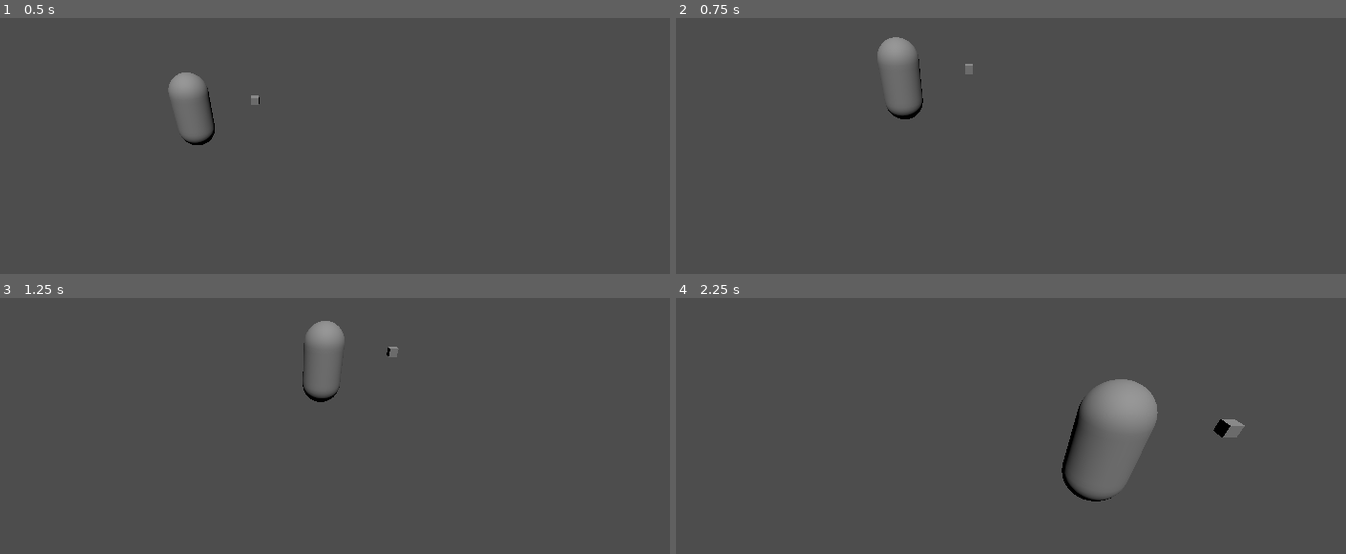
Above: before the commit, frames 1-4 (two rows, left to right).
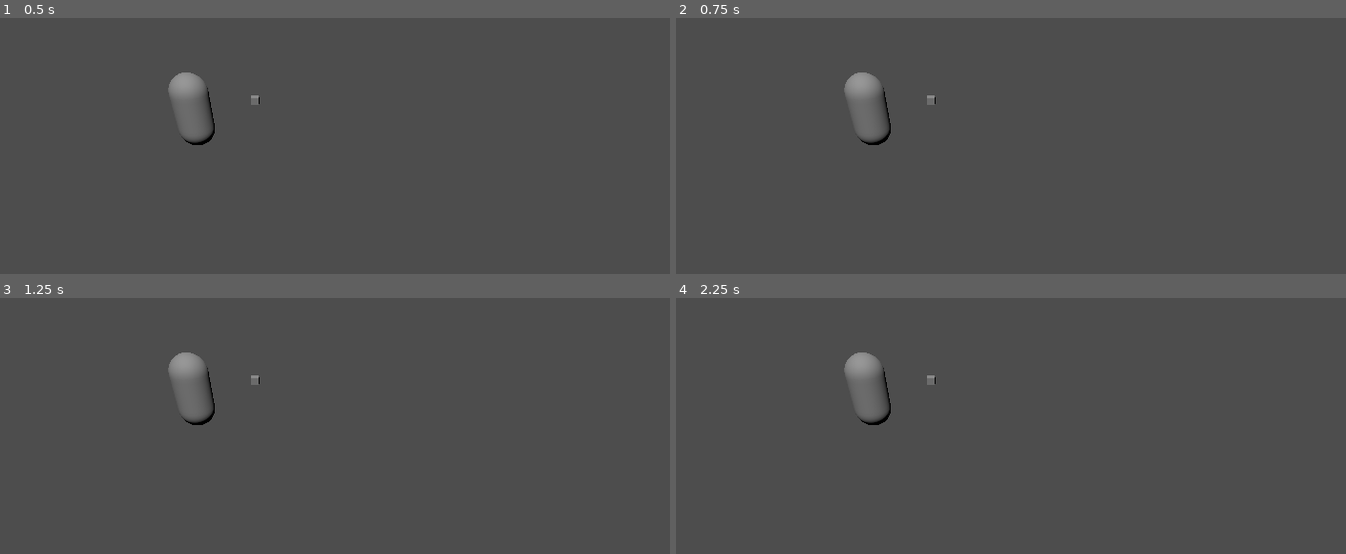
Above: after the commit, the same moments.

Repository: SaturnHafen/spleeef
Game: Godot game, scene res://scenes/level.tscn
The game is run twice, just before and just after one commit, with the same random seed, the same clock (stepped at 60 frames per second) and the same inputs. Before the commit the project has no main scene; this scene is started directly in both runs.
Inputs:
- Up to frame 1 (0.5 s): no input
- Up to frame 2 (0.75 s): tap Enter (ui_accept) at 0.5, 0.6 s; hold Right (ui_right) from 0.53 s (still down)
- Up to frame 3 (1.25 s): keep holding Right (ui_right); tap Enter (ui_accept) at 0.77, 1.07 s
- Up to frame 4 (2.25 s): release Right (ui_right) at 1.28 s; hold Down (ui_down) 1.28-2.03 s; tap Enter (ui_accept) at 1.35, 1.52, 1.82, 2.1 s; hold Right (ui_right) from 2.03 s (still down)

Frame 1 is identical in both runs. In frame 2, 2.1% of the frame differs, in the area x 25-45%, y 7-50%; in frame 3, 2.1%; in frame 4, 4.5%, in the area x 25-85%, y 21-80%.

Commit message:
Add player0 input map

Diff:
--- a/project.godot
+++ b/project.godot
@@ -11,5 +11,34 @@
 [application]
 
 config/name="Spleeef"
+run/main_scene="res://scenes/level.tscn"
 config/features=PackedStringArray("4.2", "Forward Plus")
 config/icon="res://icon.svg"
+
+[input]
+
+player_0_left={
+"deadzone": 0.5,
+"events": [Object(InputEventJoypadMotion,"resource_local_to_scene":false,"resource_name":"","device":-1,"axis":0,"axis_value":-1.0,"script":null)
+]
+}
+player_0_right={
+"deadzone": 0.5,
+"events": [Object(InputEventJoypadMotion,"resource_local_to_scene":false,"resource_name":"","device":-1,"axis":0,"axis_value":1.0,"script":null)
+]
+}
+player_0_up={
+"deadzone": 0.5,
+"events": [Object(InputEventJoypadMotion,"resource_local_to_scene":false,"resource_name":"","device":-1,"axis":1,"axis_value":-1.0,"script":null)
+]
+}
+player_0_down={
+"deadzone": 0.5,
+"events": [Object(InputEventJoypadMotion,"resource_local_to_scene":false,"resource_name":"","device":-1,"axis":1,"axis_value":1.0,"script":null)
+]
+}
+player_0_jump={
+"deadzone": 0.5,
+"events": [Object(InputEventJoypadButton,"resource_local_to_scene":false,"resource_name":"","device":-1,"button_index":0,"pressure":0.0,"pressed":true,"script":null)
+]
+}
--- a/scripts/player.gd
+++ b/scripts/player.gd
@@ -6,6 +6,8 @@
 # Get the gravity from the project settings to be synced with RigidBody nodes.
 var gravity = ProjectSettings.get_setting("physics/3d/default_gravity")
 
+@export_enum("Player 1", "Player 2", "Player 3", "Player 4") var player: int = 0
+
 
 func _physics_process(delta):
 	# Add the gravity.
@@ -13,12 +15,18 @@
 		velocity.y -= gravity * delta
 
 	# Handle jump.
-	if Input.is_action_just_pressed("ui_accept") and is_on_floor():
+	if Input.is_action_just_pressed("player_%d_jump" % player) and is_on_floor():
 		velocity.y = JUMP_VELOCITY
 
 	# Get the input direction and handle the movement/deceleration.
 	# As good practice, you should replace UI actions with custom gameplay actions.
-	var input_dir = Input.get_vector("ui_left", "ui_right", "ui_up", "ui_down")
+
+	var input_dir = Input.get_vector(	\
+		"player_%d_left" % player, 		\
+		"player_%d_right" % player, 	\
+		"player_%d_up" % player, 		\
+		"player_%d_down" % player)
+
 	if input_dir:
 		velocity.x = input_dir.x * SPEED
 		velocity.z = input_dir.y * SPEED
